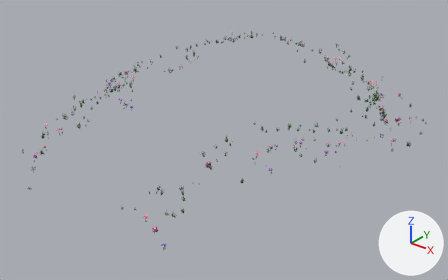
A saved change to the glTF model public/models/flowers.glb.
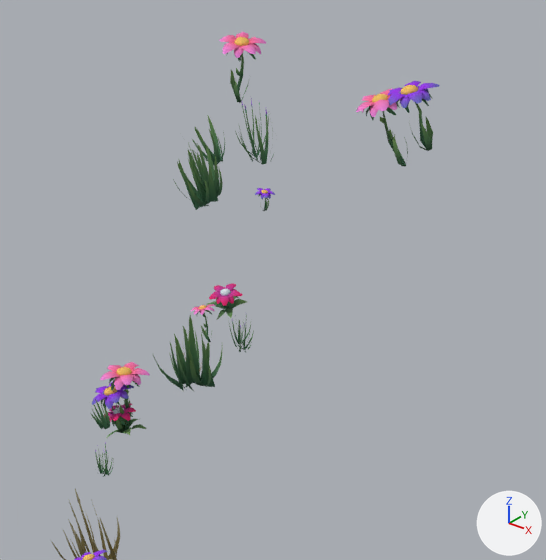
The first picture shows the older version from a 50 mm lens placed at (28.7, -40.2, 16.6), pointed at (-0.3, -4.0, -5.8). The close-ups show the older and then the newer version on the part from 6% to 16% of the width and 43% to 61% of the height of that picture. Only the edits that show in the close-ups are written down. Arrows for +X, +Y and +Z are at lower right; the lights stay in place.

Objects in the first close-up: 'Flower01 - copy.053', 'Flower01 - copy.056', 'Flower01 - copy.058', 'Flower02 - copy.037', 'Flower02 - copy.047', 'Flower02 - copy.049', 'Flower03 - copy.011', 'Flower03 - copy.015', 'Grass03 - copy.024', 'Grass03 - copy.051', 'Grass03.001 - copy.022', 'Grass03.002 - copy.011' and 6 more.
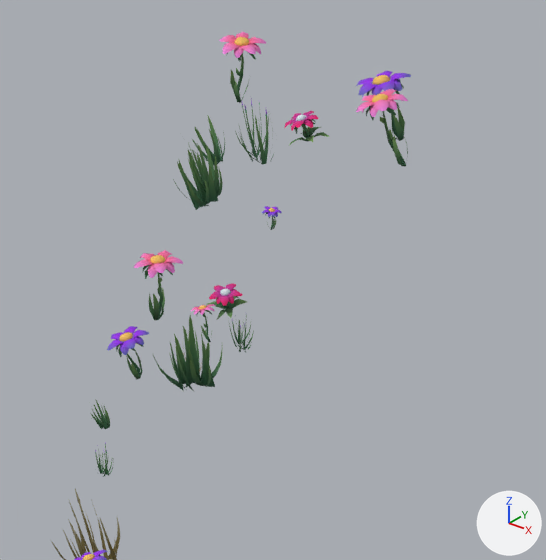
Where the change shows, as pixel boxes (x1, y1, x2, y2) in the close-ups (546 x 560 px):
'Flower01 - copy.056', moved: before (388, 80, 440, 151); after (356, 71, 411, 141)
'Flower02 - copy.049', moved: before (100, 362, 150, 431); after (134, 250, 183, 320)
'Flower01 - copy.053', moved: before (92, 383, 134, 432); after (107, 326, 149, 379)
'Flower03 - copy.015', moved: before (104, 403, 147, 437); after (284, 111, 329, 145)
'Flower01 - copy.058', moved: before (255, 188, 275, 211); after (262, 206, 282, 230)

Edits to the bpy script that builds the scene:
```text
Change ob_flower01___copy_053:
    ob_flower01___copy_053.location: (-7.871, -16.868, -4.785) -> (-7.802, -16.742, -4.423)
Change ob_flower01___copy_056:
    ob_flower01___copy_056.location: (-6.493, -15.278, -2.928) -> (-6.803, -15.262, -2.952)
Change ob_flower01___copy_058:
    ob_flower01___copy_058.location: (-7.516, -15.867, -3.466) -> (-7.166, -16.068, -3.417)
Change ob_flower02___copy_049:
    ob_flower02___copy_049.location: (-7.871, -16.868, -4.785) -> (-7.779, -16.564, -4.068)
Change ob_flower03___copy_015:
    ob_flower03___copy_015.location: (-7.874, -16.873, -4.791) -> (-7.531, -15.445, -3.121)
```
